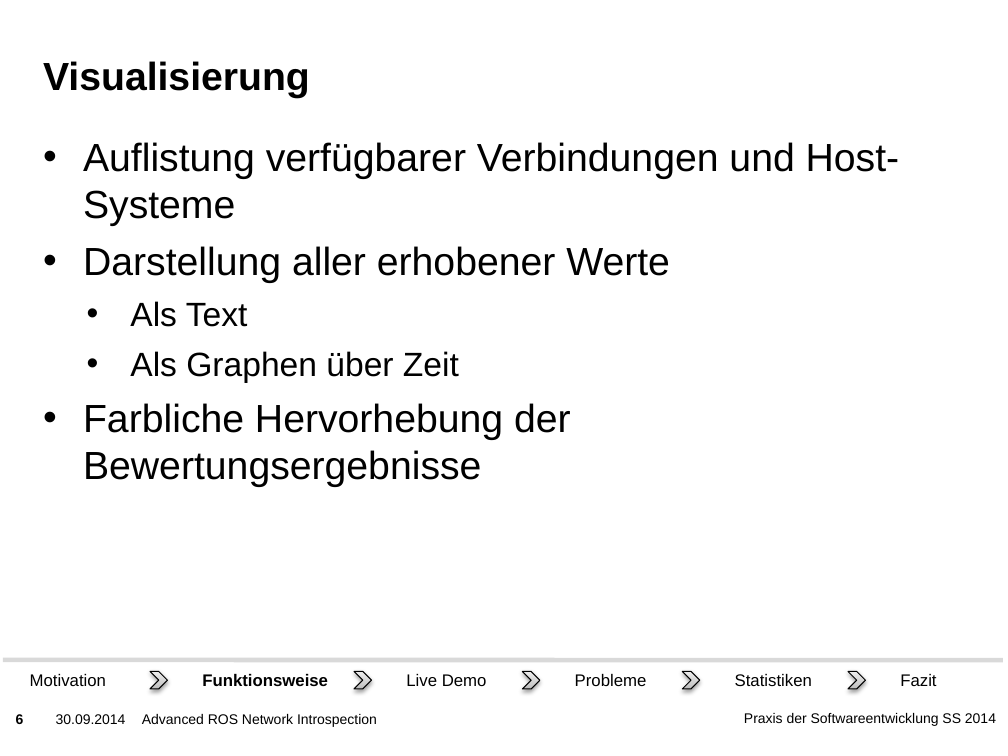
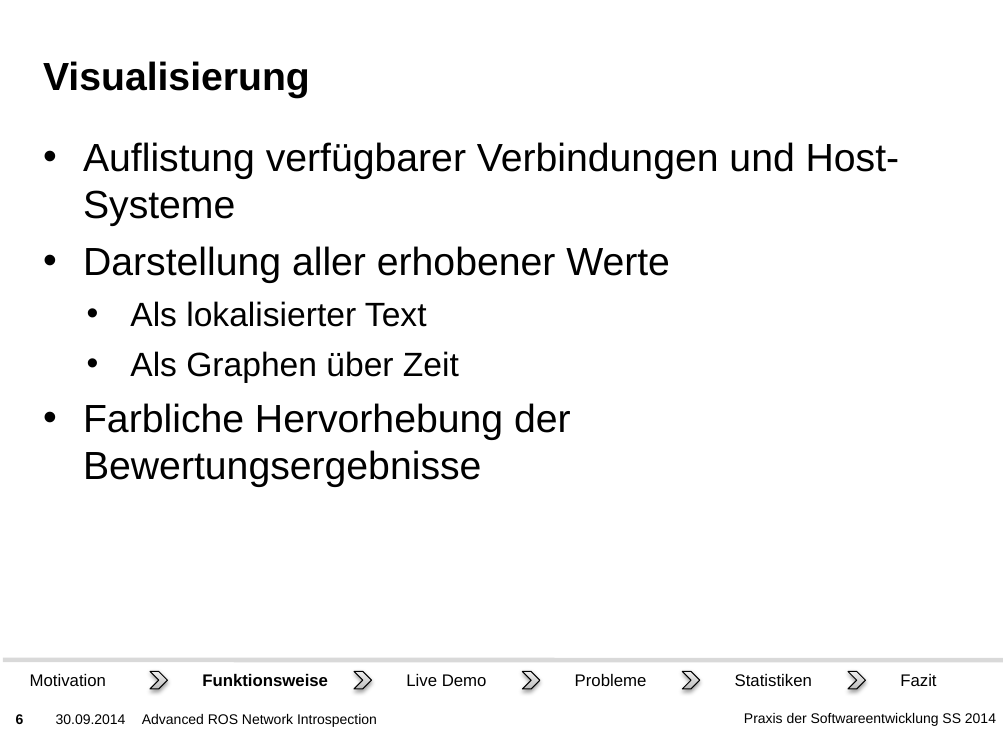
Before and after one commit to ROS-PSE/Documents, a slide deck: slide 6 of Präsentation/Funktionsweise.pptx. Drawn at 1008x756 pixels with LibreOffice and Linux fonts; fonts in the diff are those of the drawing; background and template pictures are left out. Boxes give left, top, right and bottom in pixels: in the first picture for what was removed or moved away, otherwise in the second. Text is boxed around its words. In the diff, an @@ line names an element or a change of style, - is before the commit and + after.

```diff
--- a/Präsentation/Funktionsweise.pptx
+++ b/Präsentation/Funktionsweise.pptx
@@ text at <box>130,301,427,327</box>: text changed @@
-  • Als Text
+  • Als lokalisierter Text
```
Also in this commit, not shown: 1 other file.
